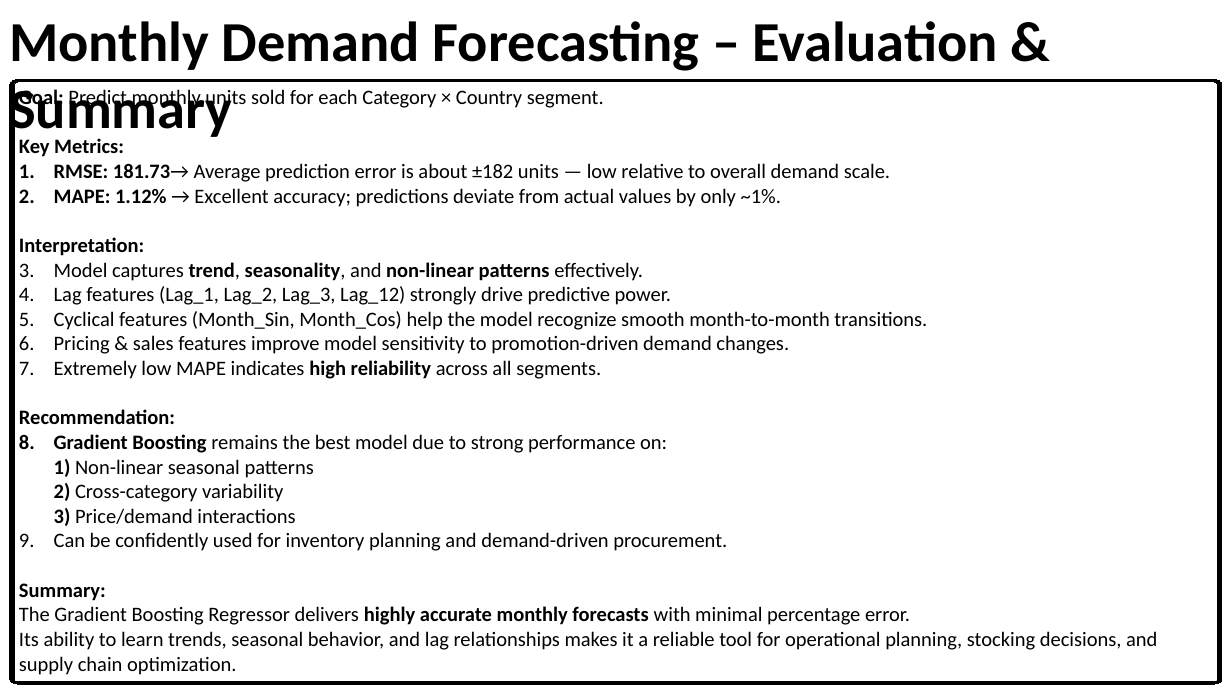
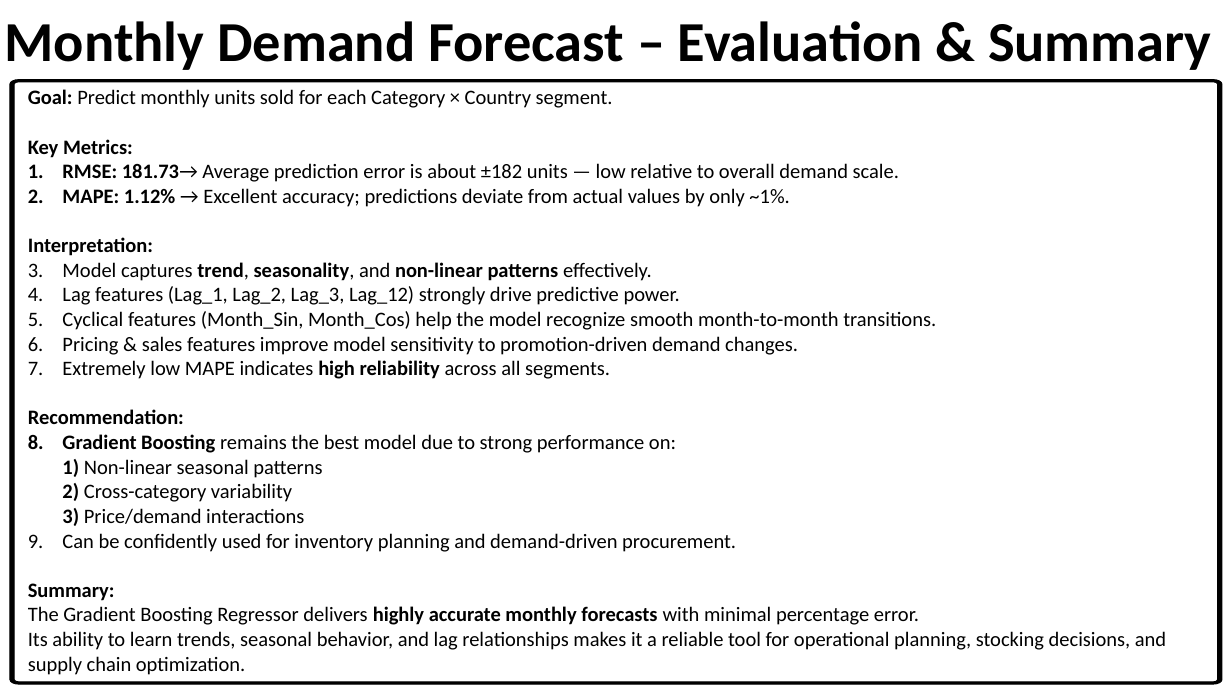
Before and after one commit to parvej1-7alam/WsCube-DAMP-ML-Capstone, a slide deck: slide 40 of Presentation/Capstone_PPT.pptx. Drawn at 1232x693 pixels with LibreOffice and Linux fonts; fonts in the diff are those of the drawing. Boxes give left, top, right and bottom in pixels: in the first picture for what was removed or moved away, otherwise in the second. Text is boxed around its words. In the diff, an @@ line names an element or a change of style, - is before the commit and + after.

```diff
--- a/Presentation/Capstone_PPT.pptx
+++ b/Presentation/Capstone_PPT.pptx
@@ text at (5,21,1212,70): text changed @@
-Monthly Demand Forecasting – Evaluation & Summary
+Monthly Demand Forecast – Evaluation & Summary
@@ text "Goal: Predict monthly units sold ...": place and size @@
-text "Goal: Predict monthly units sold ..." at (19,89,1157,675)
+text "Goal: Predict monthly units sold ..." at (28,89,1166,675)
```
Also in this commit, not shown: 34 other slides changed.
